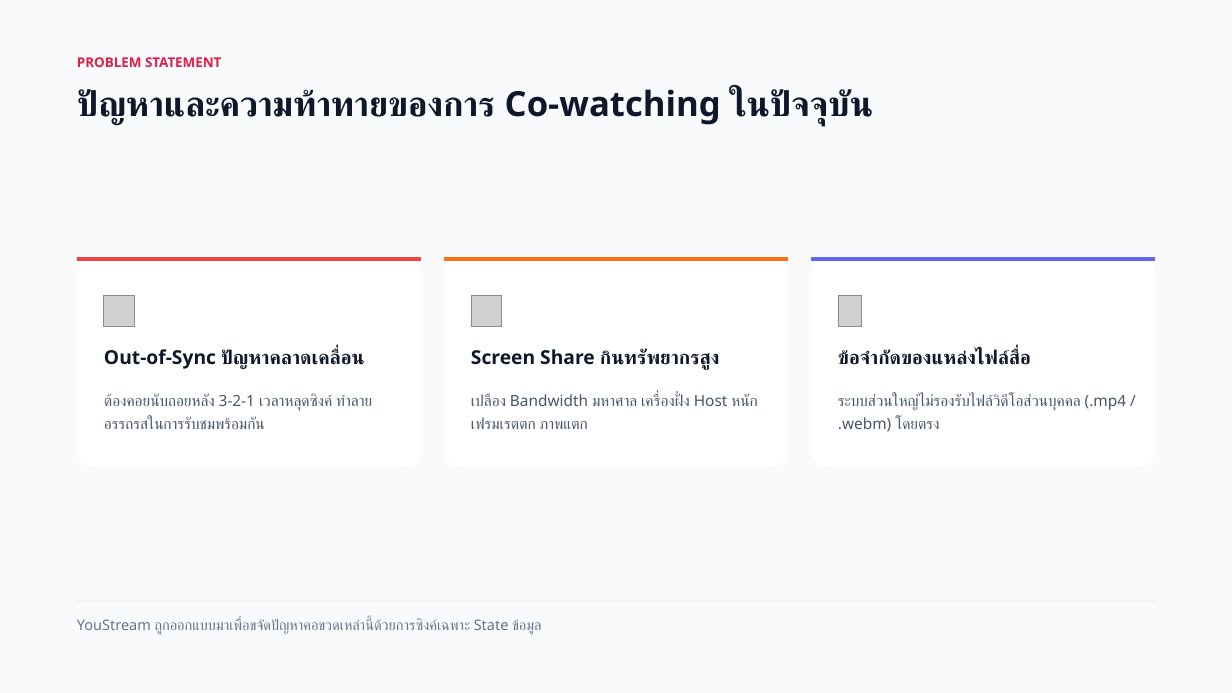
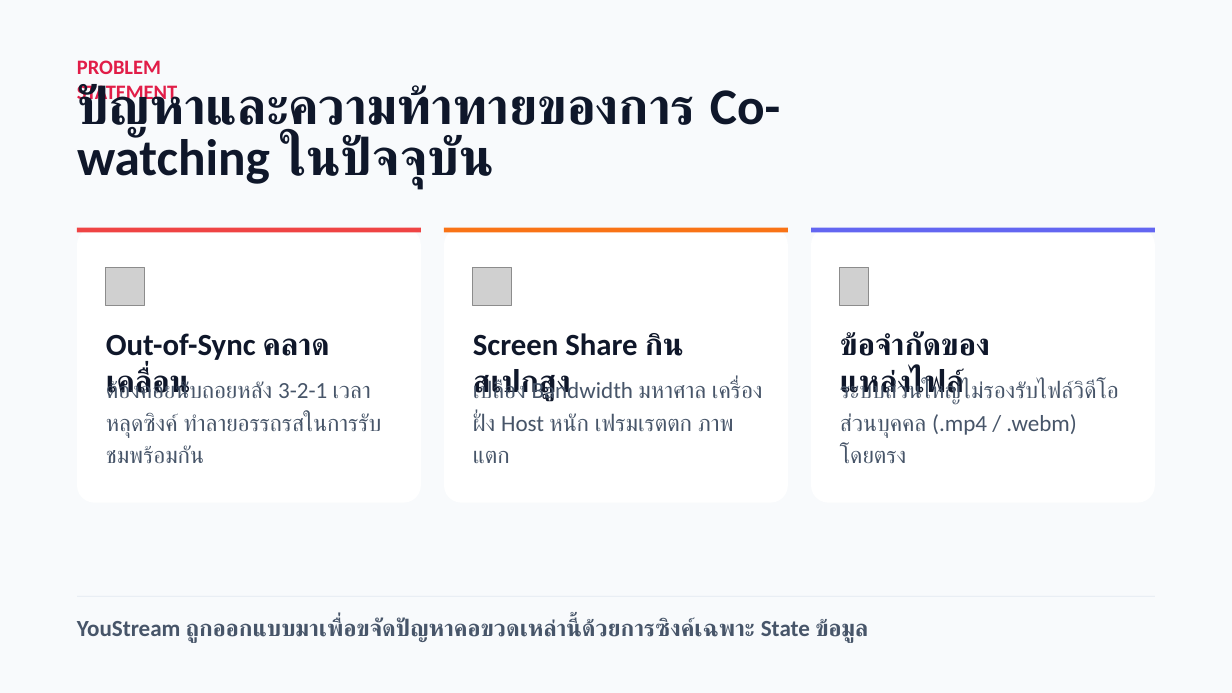
Before and after one commit to PeterGamez/YouStream, a slide deck: slide 2 of YouStream Presentation.pptx. Drawn at 1232x693 pixels with LibreOffice and Linux fonts; fonts in the diff are those of the drawing; grey boxes stand for pictures. Boxes give left, top, right and bottom in pixels: in the first picture for what was removed or moved away, otherwise in the second. Text is boxed around its words. In the diff, an @@ line names an element or a change of style, - is before the commit and + after.

```diff
--- a/YouStream Presentation.pptx
+++ b/YouStream Presentation.pptx
@@ text "PROBLEM STATEMENT" at [77,60,177,104]: size 10.5 to 16 pt, font Noto Sans to Calibri @@
@@ text "ปัญหาและความท้าทายของการ Co-watching ในปัจจุบัน" at [77,84,780,189]: size 27 to 40 pt, font Noto Sans to Calibri; line spacing 32.4pt to 39.6pt @@
@@ rounded rectangle: place and size @@
-rounded rectangle at [77,257,421,467]
+rounded rectangle at [77,227,421,503]
@@ rounded rectangle: place and size @@
-rounded rectangle at [445,257,788,467]
+rounded rectangle at [445,227,788,503]
@@ proportions changed in 3 elements at [77,227,421,503], [445,227,788,503], [811,227,1155,503] @@
@@ rounded rectangle: place and size @@
-rounded rectangle at [811,257,1155,467]
+rounded rectangle at [811,227,1155,503]
@@ 3 rectangles: place and size @@
-3 rectangles at [77,257,1155,261]
+3 rectangles at [77,227,1155,232]
@@ picture added at [106,267,145,306] @@
@@ picture added at [473,267,512,306] @@
@@ picture added at [840,267,869,306] @@
@@ picture removed at [104,296,134,326] @@
@@ picture removed at [471,296,502,326] @@
@@ picture removed at [838,296,861,326] @@
@@ text at [106,333,256,398]: text changed; size 15 to 24 pt; font Noto Sans to Calibri @@
-Out-of-Sync ปัญหาคลาดเคลื่อน
+Out-of-Sync คลาดเคลื่อน
@@ text at [473,333,684,401]: text changed; size 15 to 24 pt; font Noto Sans to Calibri @@
-Screen Share กินทรัพยากรสูง
+Screen Share กินสเปกสูง
@@ text at [840,331,964,401]: text changed; size 15 to 24 pt; font Noto Sans to Calibri @@
-ข้อจำกัดของแหล่งไฟล์สื่อ
+ข้อจำกัดของแหล่งไฟล์
@@ size 12 to 18 pt, font Noto Sans to Calibri; line spacing 18pt to 25.2pt in 3 elements at [473,379,763,431], [840,380,1118,463], [106,380,366,463] @@
@@ text "ต้องคอยนับถอยหลัง 3-2-1 เวลาหลุดซิงค์ ทำลายอรรถรสในการรับชมพ ...": place and size @@
-text "ต้องคอยนับถอยหลัง 3-2-1 เวลาหลุดซิงค์ ทำลายอรรถรสในการรับชมพ ..." at [104,393,372,429]
+text "ต้องคอยนับถอยหลัง 3-2-1 เวลาหลุดซิงค์ ทำลายอรรถรสในการรับชมพ ..." at [106,380,366,463]
@@ text "เปลือง Bandwidth มหาศาล เครื่องฝั่ง Host ...": place and size @@
-text "เปลือง Bandwidth มหาศาล เครื่องฝั่ง Host ..." at [471,393,758,429]
+text "เปลือง Bandwidth มหาศาล เครื่องฝั่ง Host ..." at [473,379,763,431]
@@ text "ระบบส่วนใหญ่ไม่รองรับไฟล์วิดีโอส่วนบุคคล (.mp4 / .webm) โดยต ...": place and size @@
-text "ระบบส่วนใหญ่ไม่รองรับไฟล์วิดีโอส่วนบุคคล (.mp4 / .webm) โดยต ..." at [838,393,1126,432]
+text "ระบบส่วนใหญ่ไม่รองรับไฟล์วิดีโอส่วนบุคคล (.mp4 / .webm) โดยต ..." at [840,380,1118,463]
@@ rectangle: place and size @@
-rectangle at [77,601,1155,602]
+rectangle at [77,596,1155,597]
@@ text "YouStream ถูกออกแบบมาเพื่อขจัดปัญหาคอขวดเหล่านี้ด้วยการซิงค์ ..." at [77,617,868,643]: size 11.2 to 18 pt, font Noto Sans to Calibri, text colour #64748B to #475569, bold on @@
```
Also in this commit, not shown: 7 other slides changed, 4 slides added, 4 slides removed.
